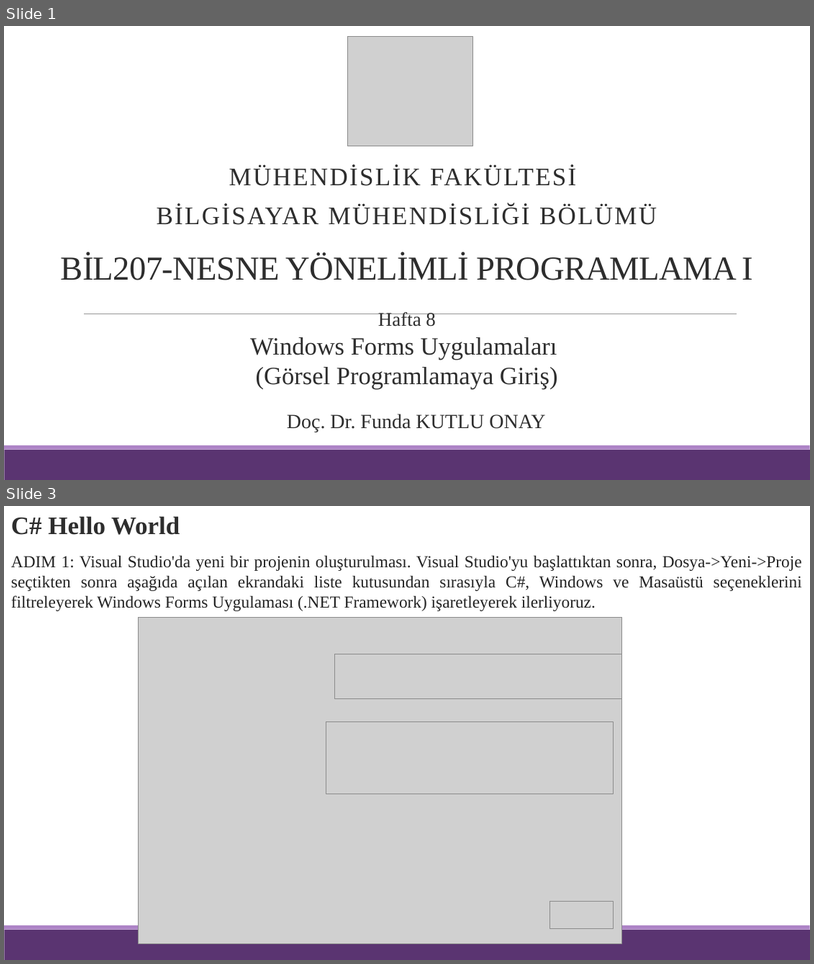
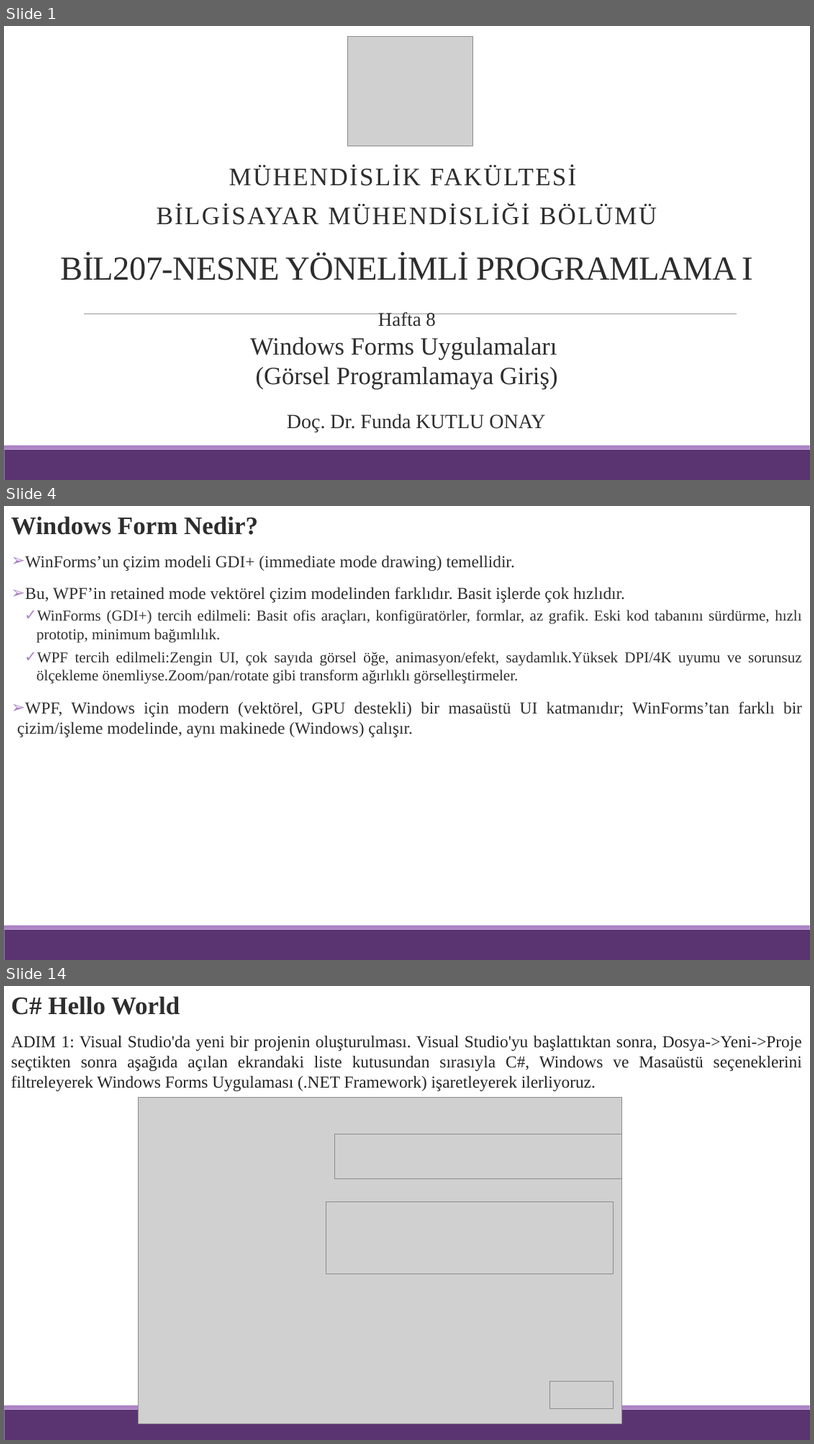
Before and after one commit to funkut/BM0207-BIL207-Ders-Notlar-, a slide deck: Hafta 8.pptx. Shown one above the other, each under a label of ours: slides 1 and 3 before the commit, slides 1, 4 and 14 after it; the slides between them are not shown. The pictures are 814x964 and 814x1444 pixels, drawn with LibreOffice and Linux fonts; fonts in the diff are those of the drawing; grey boxes stand for pictures. Boxes give left, top, right and bottom in pixels: in the first picture for what was removed or moved away, otherwise in the second. Text is boxed around its words. In the diff, an @@ line names an element or a change of style, - is before the commit and + after.

```diff
--- a/Hafta 8.pptx
+++ b/Hafta 8.pptx
@@ slide 4 added at <box>4,506,810,960</box>, background #FFFFFF; not listed: 2 template elements that a slide beside it also shows @@
@@ text added at <box>11,516,258,535</box>, 30 pt, text #2D2D2D, bold @@
+Windows Form Nedir?
@@ text added at <box>17,556,802,737</box>, 18 pt, text #2D2D2D @@
+➢ WinForms’un çizim modeli GDI+ (immediate mode drawing) temellidir.
+➢ Bu, WPF’in retained mode vektörel çizim modelinden farklıdır. Basit işlerde çok hızlıdır.
+  ✓ WinForms (GDI+) tercih edilmeli: Basit ofis araçları, konfigüratörler, formlar, az grafik. Eski kod tabanını sürdürme, hızlı prototip, minimum bağımlılık.
+  ✓ WPF tercih edilmeli:Zengin UI, çok sayıda görsel öğe, animasyon/efekt, saydamlık.Yüksek DPI/4K uyumu ve sorunsuz ölçekleme önemliyse.Zoom/pan/rotate gibi transform ağırlıklı görselleştirmeler.
+➢ WPF, Windows için modern (vektörel, GPU destekli) bir masaüstü UI katmanıdır; WinForms’tan farklı bir çizim/işleme modelinde, aynı makinede (Windows) çalışır.
@@ what was slide 3 is now slide 14 @@
```
Also in this commit, not shown: 1 slide changed, 10 other slides added.
